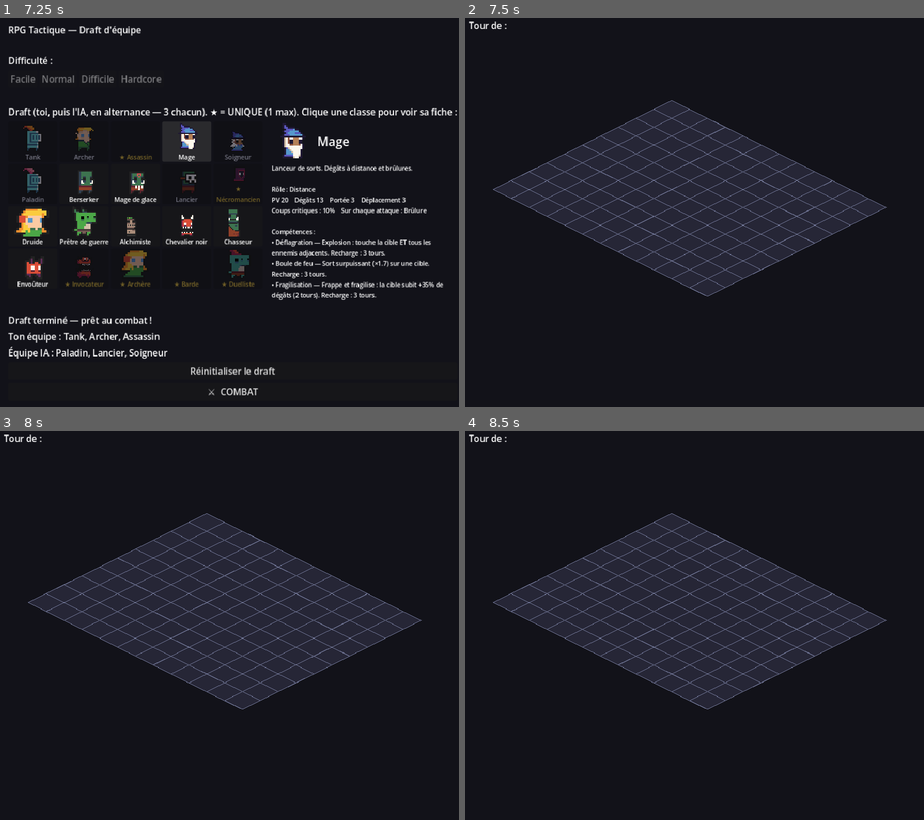
Above: before the commit, frames 1-4 (two rows, left to right).
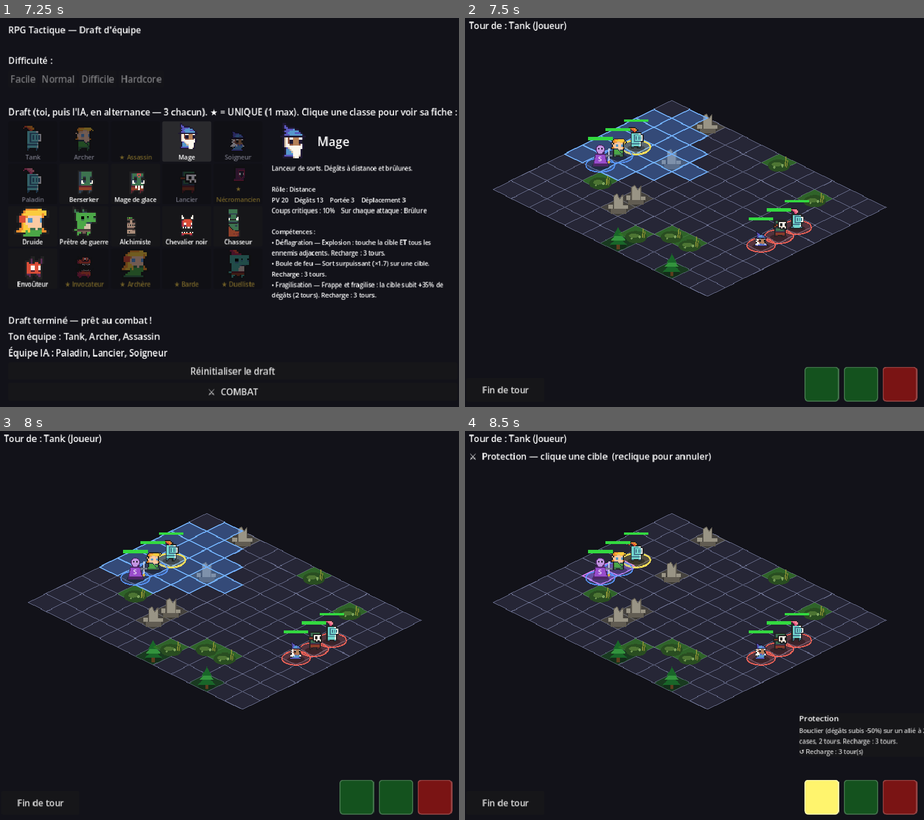
Above: after the commit, the same moments.

Repository: bodji27200-web/mon-jeux-video-
Game: Godot game, scene res://TeamSelect.tscn
Two runs of this game, one before a commit and one after it. Both use one fixed random seed, a clock stepped at 60 frames per second and the inputs below.
Inputs (mouse positions are in pixels of both pictures, inside the frame that each line leads up to):
- Up to frame 1 (7.25 s): click "Facile" at 0.5 s; click "Normal" at 1.25 s; click "Difficile" at 2 s; click "Normal" at 2.75 s; click "Hardcore" at 3.5 s; click (32, 142) at 4.27 s; click (82, 142) at 5.02 s; click (133, 142) at 5.77 s; click (188, 142) at 6.52 s
- Up to frame 2 (7.5 s): click "⚔ COMBAT" at 7.25 s
- Up to frame 3 (8 s): no input
- Up to frame 4 (8.5 s): click (823, 796) at 8.02 s

Frame 1 is identical in both runs. In frame 2, 8.4% of the frame differs, in the area x 3-99%, y 0-99%; in frame 3, 8.4%; in frame 4, 7.0%.
Error before the commit: Parse Error: Cannot infer the type of "acts" variable because the value doesn't have a set type. (res://Battle.gd:640)

Commit message:
auto: synchronisation des modifications

Diff:
--- a/Battle.gd
+++ b/Battle.gd
@@ -637,7 +637,7 @@
 
 # Applique l'effet de la compétence d'index donné (data-driven, extensible).
 func _use_skill(caster: Node, cell: Vector2i, index: int) -> void:
-	var acts := caster.get_actives()
+	var acts: Array = caster.get_actives()
 	if index < 0 or index >= acts.size():
 		return
 	var sk: Dictionary = acts[index]
